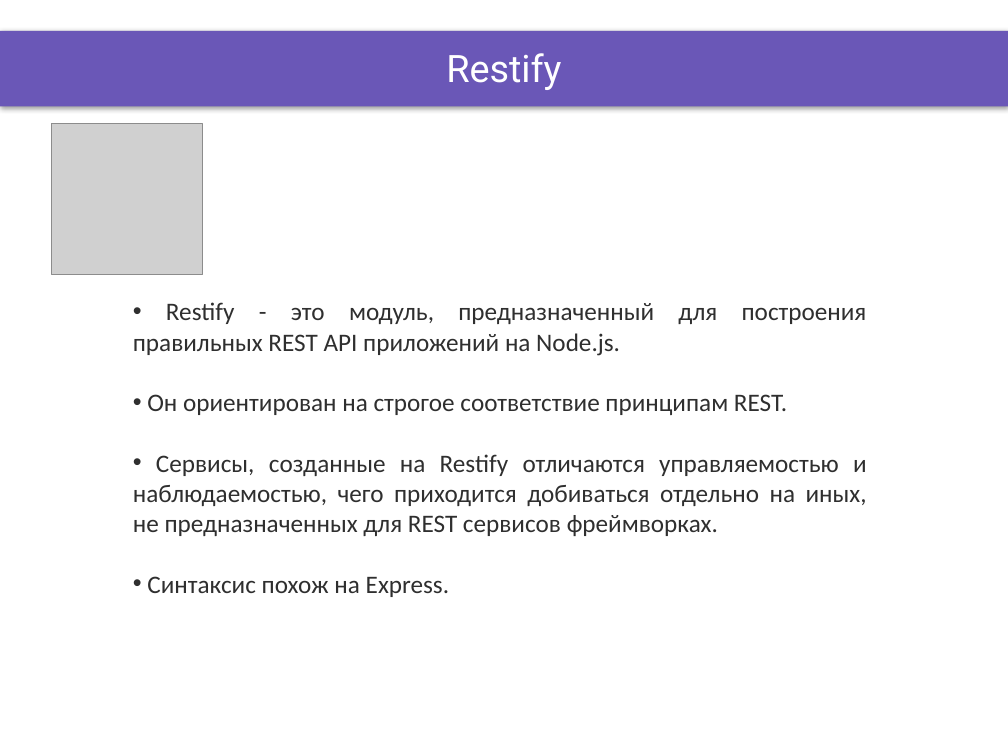
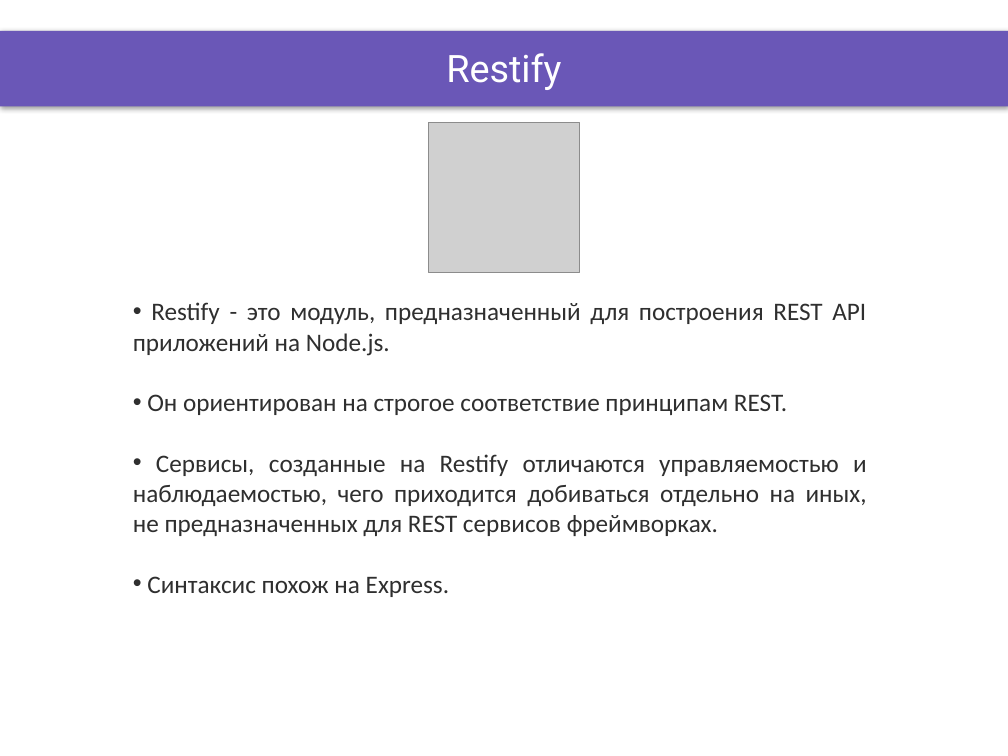
Before and after one commit to DinamickaDevelopment/ignite, a slide deck: slide 5 of NodeJS/lesson_33/Presentation/REST.pptx. Drawn at 1008x756 pixels with LibreOffice and Linux fonts; fonts in the diff are those of the drawing; grey boxes stand for pictures; background and template pictures are left out. Boxes give left, top, right and bottom in pixels: in the first picture for what was removed or moved away, otherwise in the second. Text is boxed around its words. In the diff, an @@ line names an element or a change of style, - is before the commit and + after.

```diff
--- a/NodeJS/lesson_33/Presentation/REST.pptx
+++ b/NodeJS/lesson_33/Presentation/REST.pptx
@@ picture: place and size @@
-picture at bbox=[51, 124, 203, 275]
+picture at bbox=[428, 122, 580, 273]
@@ text at bbox=[133, 302, 866, 356]: text changed @@
-• Restify - это модуль, предназначенный для построения правильных REST API приложений на Node.js.
+• Restify - это модуль, предназначенный для построения REST API приложений на Node.js.
```
Also in this commit, not shown: 2 other slides changed, 47 other files.
